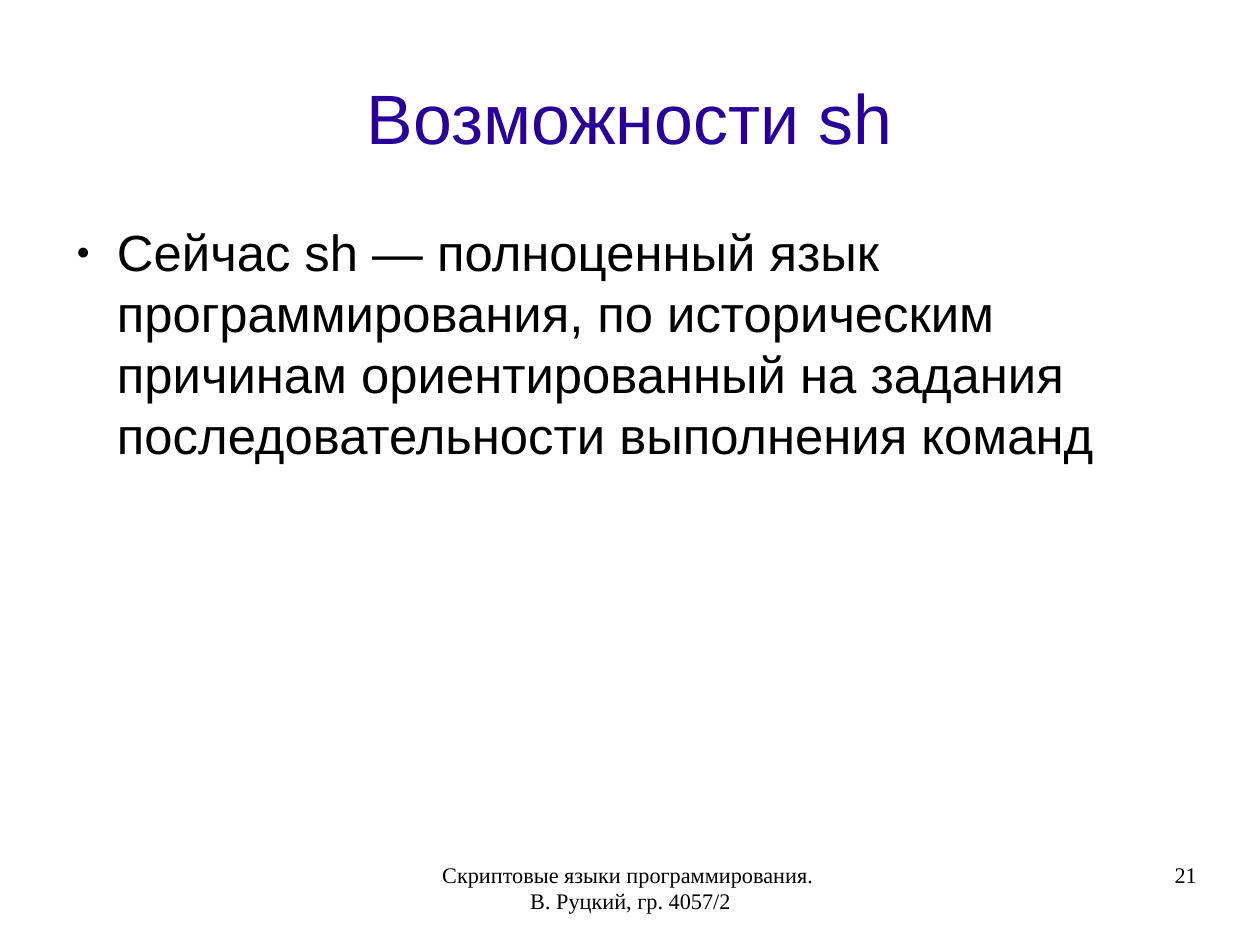
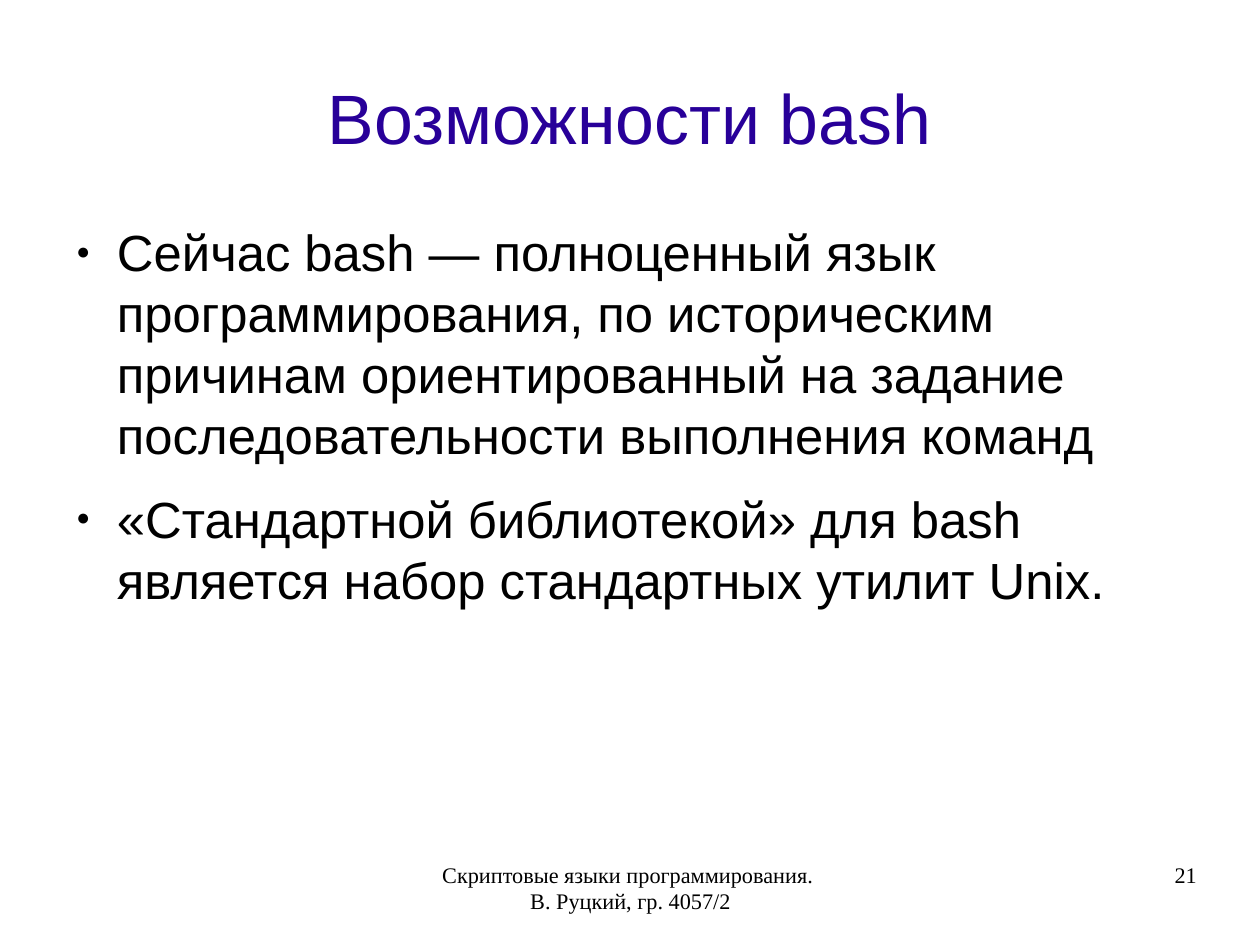
Before and after one commit to rutsky/semester07, a slide deck: slide 21 of Operation_systems/scripting_languages/40572_Rutsky_Scripting_languages.odp. Drawn at 1260x945 pixels with LibreOffice and Linux fonts; fonts in the diff are those of the drawing. Boxes give left, top, right and bottom in pixels: in the first picture for what was removed or moved away, otherwise in the second. Text is boxed around its words. In the diff, an @@ line names an element or a change of style, - is before the commit and + after.

```diff
--- a/Operation_systems/scripting_languages/40572_Rutsky_Scripting_languages.odp
+++ b/Operation_systems/scripting_languages/40572_Rutsky_Scripting_languages.odp
@@ title at [328, 93, 931, 145]: text changed @@
-Возможности sh
+Возможности bash
@@ text at [117, 233, 1105, 609]: text changed @@
-● Сейчас sh — полноценный язык программирования, по историческим причинам ориентированный на задания последовательности выполнения команд
+● Сейчас bash — полноценный язык программирования, по историческим причинам ориентированный на задание последовательности выполнения команд
+● «Стандартной библиотекой» для bash является набор стандартных утилит Unix.
```
Also in this commit, not shown: 1 other slide changed, 6 slides added.
